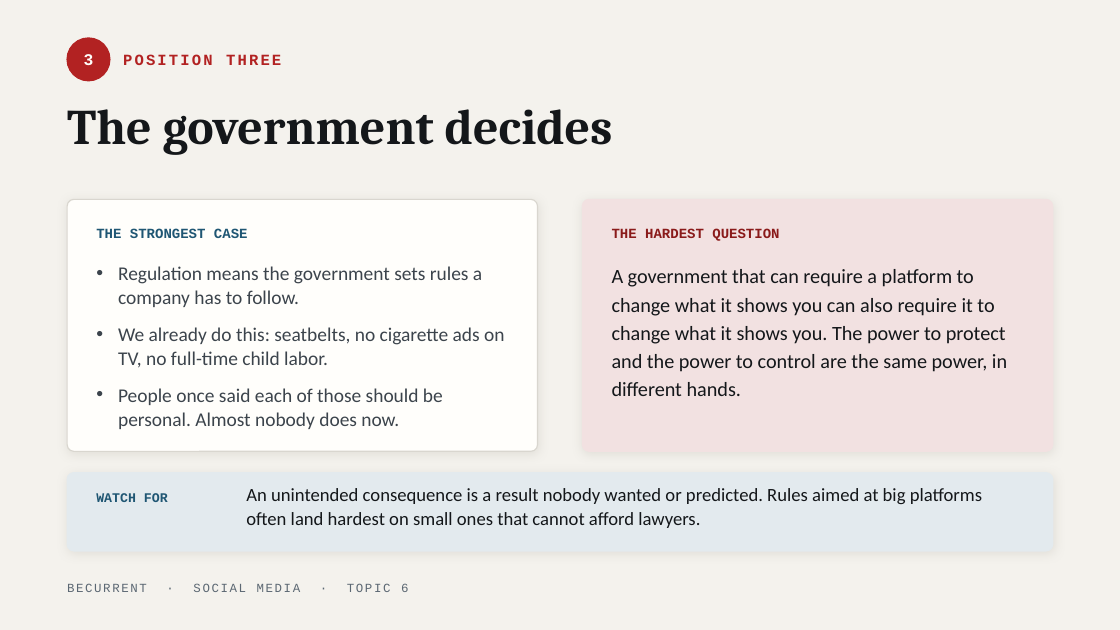
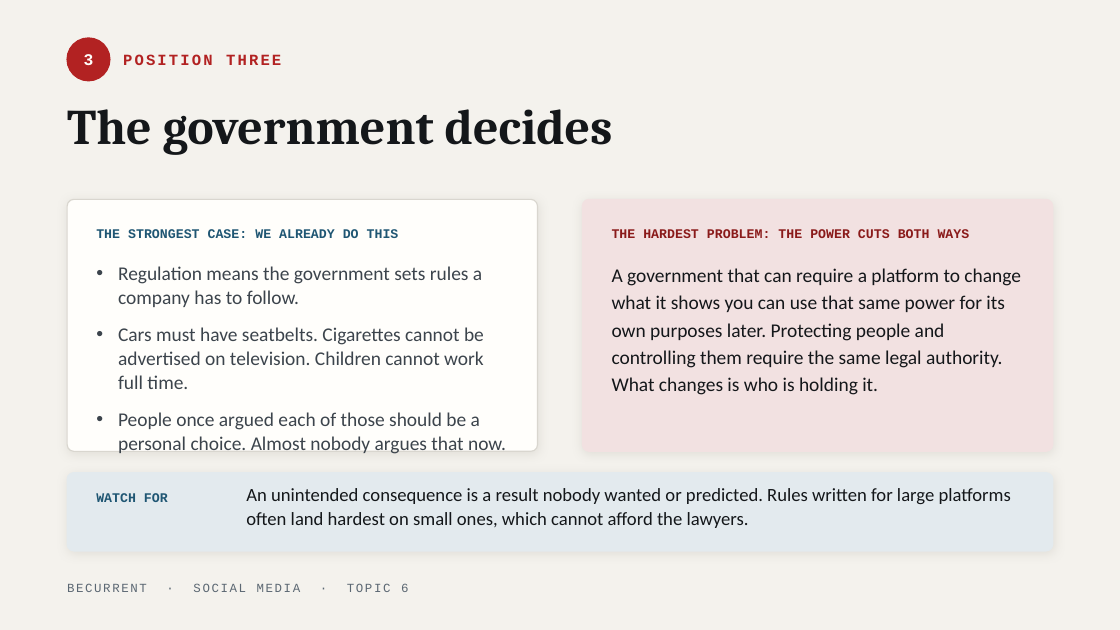
Before and after one commit to JeffAndersonLogic/BeCurrent, a slide deck: slide 8 of social-media/decks/topic-06-who-gets-to-decide.pptx. Drawn at 1120x630 pixels with LibreOffice and Linux fonts; fonts in the diff are those of the drawing. Boxes give left, top, right and bottom in pixels: in the first picture for what was removed or moved away, otherwise in the second. Text is boxed around its words. In the diff, an @@ line names an element or a change of style, - is before the commit and + after.

```diff
--- a/social-media/decks/topic-06-who-gets-to-decide.pptx
+++ b/social-media/decks/topic-06-who-gets-to-decide.pptx
@@ text at <box>96,229,399,238</box>: text changed; size 9 to 8.5 pt @@
-THE STRONGEST CASE
+THE STRONGEST CASE: WE ALREADY DO THIS
@@ text at <box>612,229,970,238</box>: text changed; size 9 to 8.5 pt @@
-THE HARDEST QUESTION
+THE HARDEST PROBLEM: THE POWER CUTS BOTH WAYS
@@ text at <box>612,268,1021,395</box>: text changed; size 13 to 12.5 pt @@
-A government that can require a platform to change what it shows you can also require it to change what it shows you. The power to protect and the power to control are the same power, in different hands.
+A government that can require a platform to change what it shows you can use that same power for its own purposes later. Protecting people and controlling them require the same legal authority. What changes is who is holding it.
@@ text at <box>118,327,506,454</box>: text changed @@
-• We already do this: seatbelts, no cigarette ads on TV, no full-time child labor.
-• People once said each of those should be personal. Almost nobody does now.
+• Cars must have seatbelts. Cigarettes cannot be advertised on television. Children cannot work full time.
+• People once argued each of those should be a personal choice. Almost nobody argues that now.
@@ text at <box>246,488,1011,528</box>: text changed @@
-An unintended consequence is a result nobody wanted or predicted. Rules aimed at big platforms often land hardest on small ones that cannot afford lawyers.
+An unintended consequence is a result nobody wanted or predicted. Rules written for large platforms often land hardest on small ones, which cannot afford the lawyers.
```
Also in this commit, not shown: 13 other slides changed, 11 other files.
